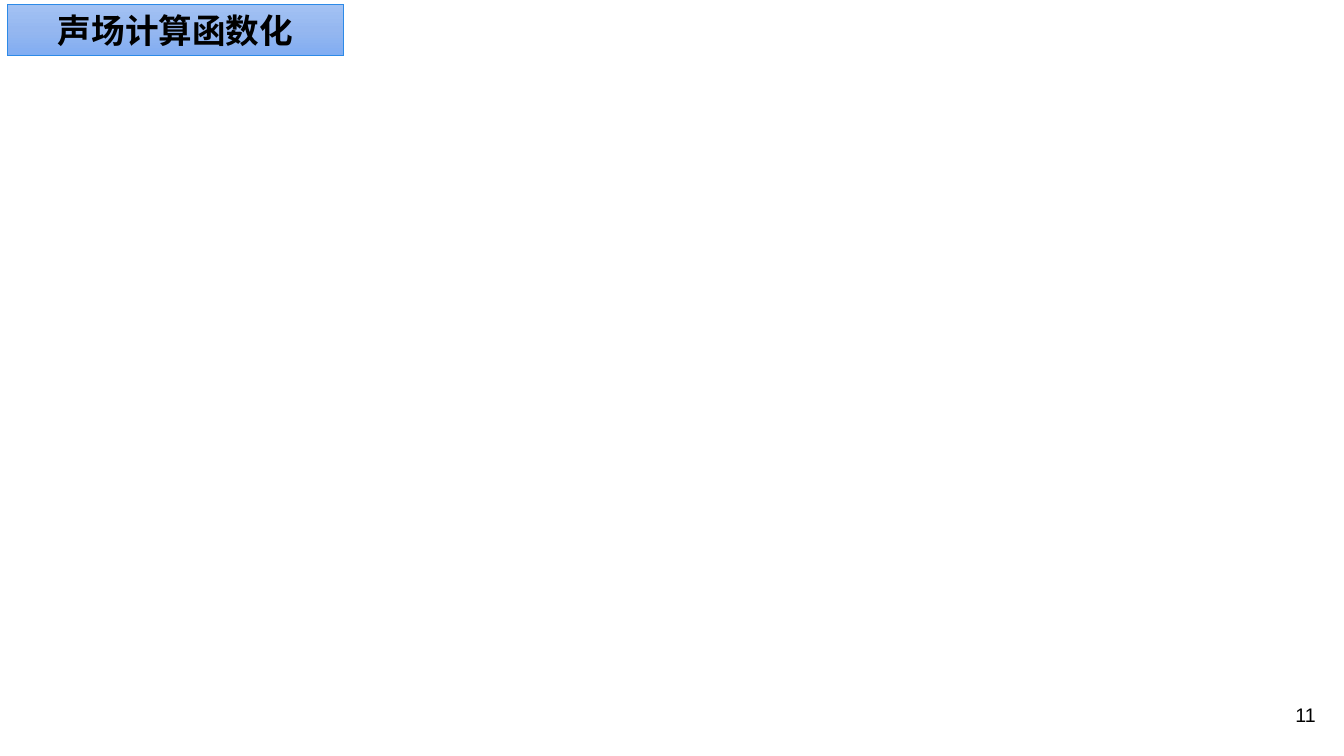
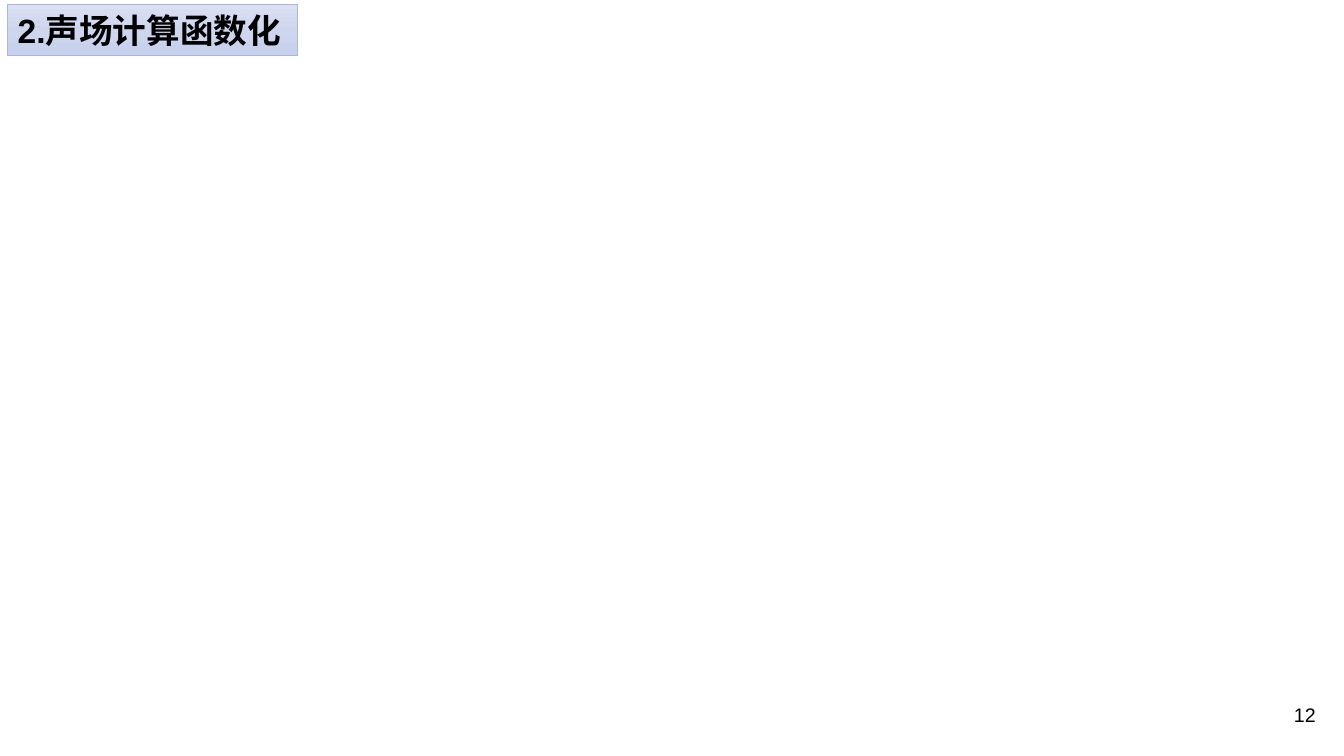
Before and after one commit to MouXuanKang/SoundFieldINN, a slide deck: slide 12 of Presentation.pptx (slide 11 before the commit). Drawn at 1344x756 pixels with LibreOffice and Linux fonts; fonts in the diff are those of the drawing; background and template pictures are left out. Boxes give left, top, right and bottom in pixels: in the first picture for what was removed or moved away, otherwise in the second. Text is boxed around its words. In the diff, an @@ line names an element or a change of style, - is before the commit and + after.

```diff
--- a/Presentation.pptx
+++ b/Presentation.pptx
@@ rectangle "2.声场计算函数化": place and size @@
-rectangle "2.声场计算函数化" at bbox=[8, 4, 344, 54]
+rectangle "2.声场计算函数化" at bbox=[8, 4, 297, 54]
@@ rectangle "2.声场计算函数化" at bbox=[8, 4, 297, 54]: fill gradient #A3C2F4 to #95B7F1 to #81ADF3 to gradient #DBE1F3 to #CED6EE to #C7D0ED; outline #2D8AE7 0.5 pt to #AAB8E2 0.5 pt @@
@@ text in rectangle at bbox=[18, 16, 281, 46]: text changed @@
-声场计算函数化
+2.声场计算函数化
@@ page number at bbox=[1294, 708, 1316, 722]: text changed @@
-11
+12
```
Also in this commit, not shown: 9 other slides changed, 1 slide added.
